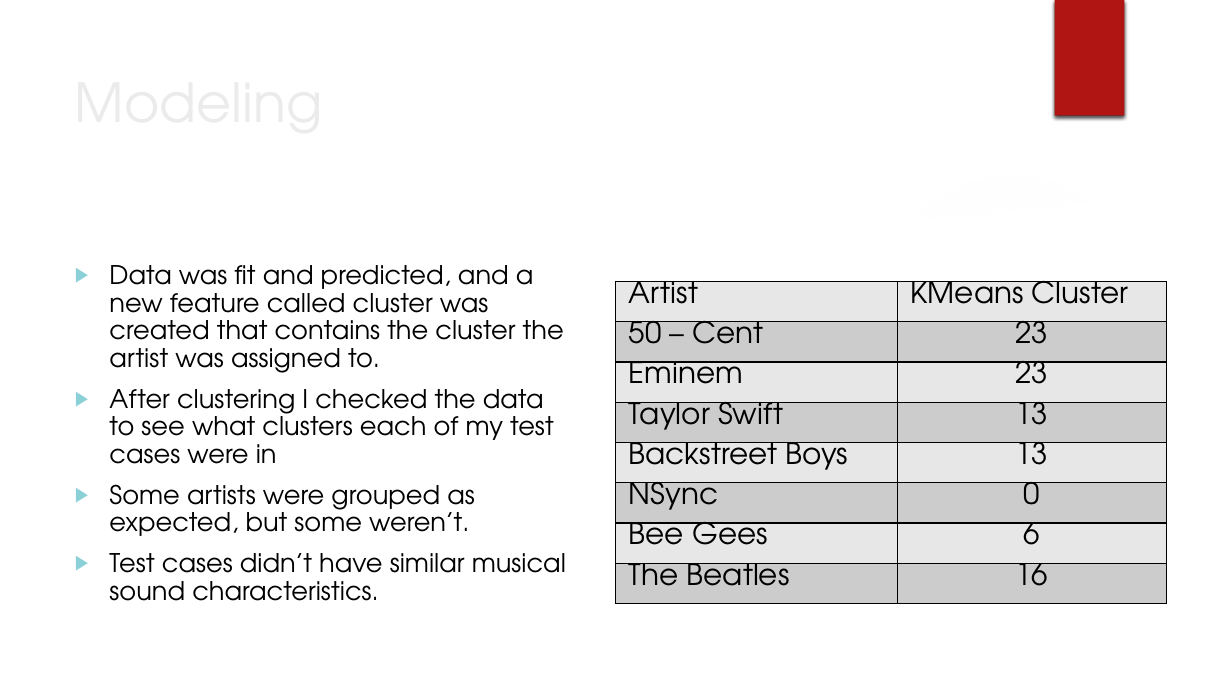
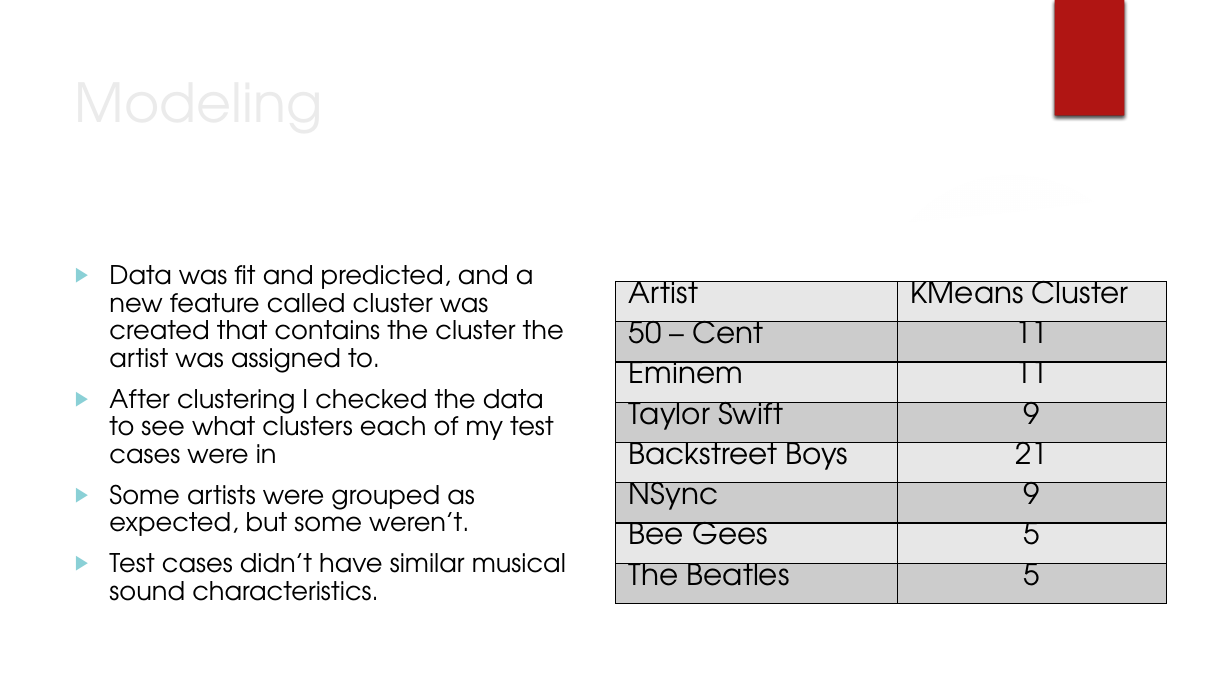
Before and after one commit to rfisher816/Projects, a slide deck: slide 12 of Capstone 2/Capstone 2 Presentation.pptx. Drawn at 1232x693 pixels with LibreOffice and Linux fonts; fonts in the diff are those of the drawing; background and template pictures are left out. Boxes give left, top, right and bottom in pixels: in the first picture for what was removed or moved away, otherwise in the second. Text is boxed around its words. In the diff, an @@ line names an element or a change of style, - is before the commit and + after.

```diff
--- a/Capstone 2/Capstone 2 Presentation.pptx
+++ b/Capstone 2/Capstone 2 Presentation.pptx
@@ table at [616,282,1167,604] @@
-row 2, column 2: 23
+row 2, column 2: 11
-row 3, column 2: 23
+row 3, column 2: 11
-row 4, column 2: 13
+row 4, column 2: 9
-row 5, column 2: 13
+row 5, column 2: 21
-row 6, column 2: 0
+row 6, column 2: 9
-row 7, column 2: 6
+row 7, column 2: 5
-row 8, column 2: 16
+row 8, column 2: 5
```
Also in this commit, not shown: 3 other slides changed, 1 other file.
